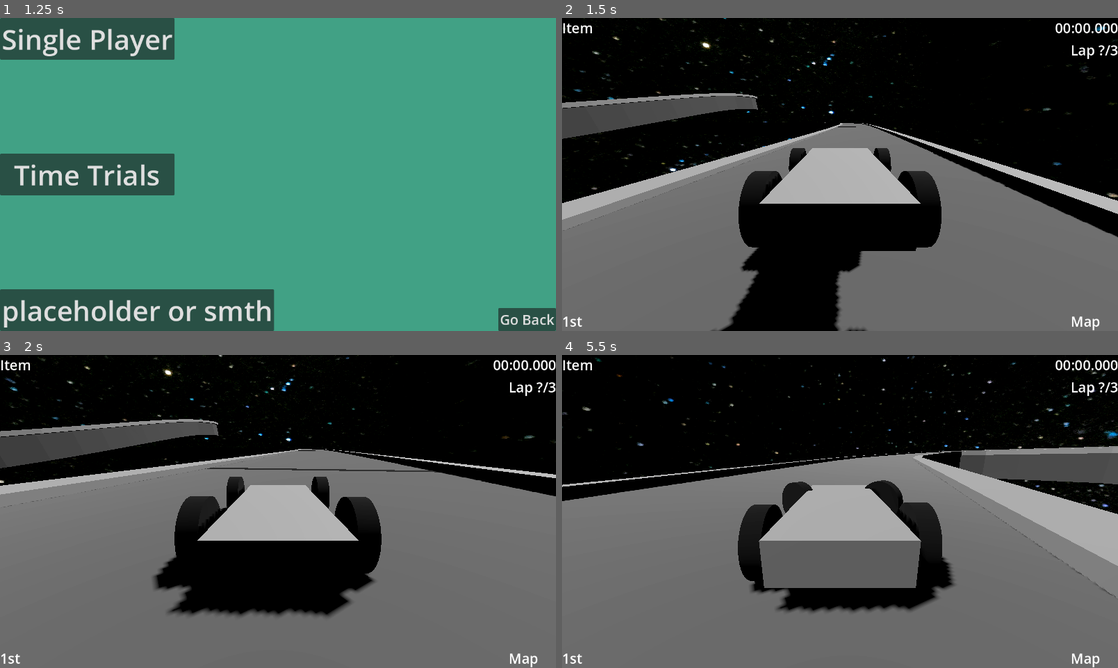
Above: before the commit, frames 1-4 (two rows, left to right).
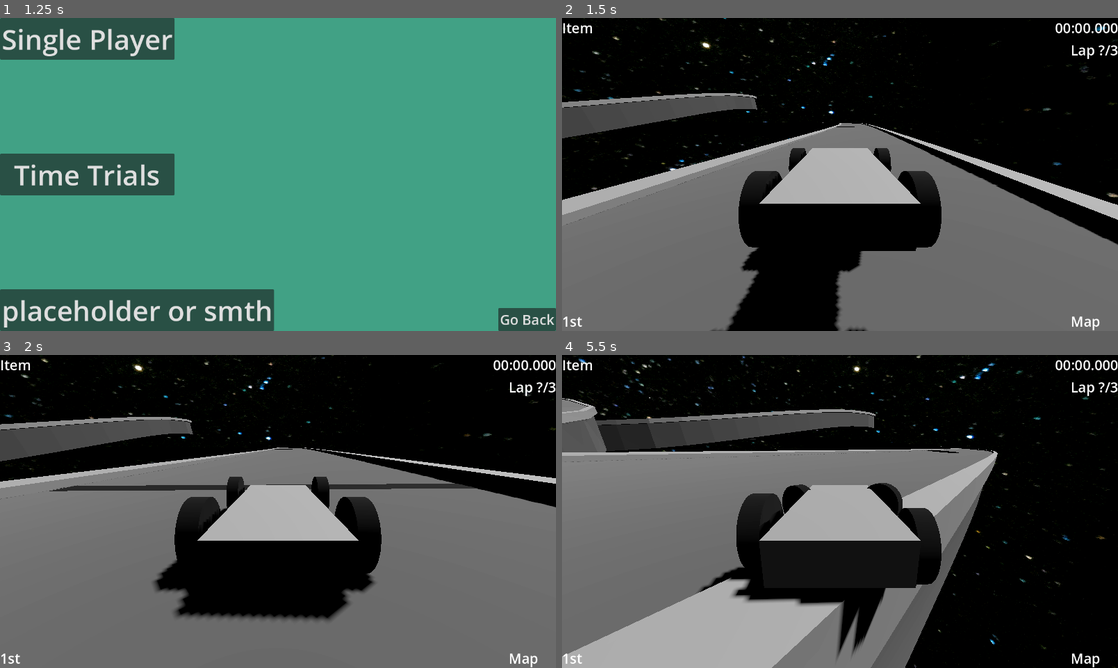
Above: after the commit, the same moments.

Repository: worcestertechnicalhighschool/kart-racer-origin
Game: Godot game, scene res://scenes/ui_scenes/title_screen.tscn
Same seed, same stepped clock (60 frames per second), same inputs: the game is played once before the commit and once after it.
Inputs:
- Up to frame 1 (1.25 s): click "Single Player" at 0.5 s
- Up to frame 2 (1.5 s): click "Single Player" at 1.25 s
- Up to frame 3 (2 s): no input
- Up to frame 4 (5.5 s): hold D (right) 2.03-2.78 s; hold Shift (drift) 2.03-2.78 s; hold S (backward) 2.78-3.53 s; tap Shift (drift) at 2.85, 4.35 s; hold D (right) 3.53-4.28 s; hold Shift (drift) 3.53-4.28 s; hold W (forward) 4.28-5.03 s; hold A (left) from 5.03 s (still down); hold Shift (drift) from 5.03 s (still down)

Frame 1 is identical in both runs. In frame 2, 2.3% of the frame differs, in the area x 0-100%, y 24-100%; in frame 3, 8.0%; in frame 4, 47%, in the area x 0-100%, y 0-100%.

Commit message:
car miscommit

Diff:
--- a/scripts/car.gd
+++ b/scripts/car.gd
@@ -39,8 +39,8 @@
 # Called every frame. 'delta' is the elapsed time since the previous frame.
 func _physics_process(delta: float) -> void:
 	#apply_impulse(Vector3(0,0,10),Vector3(0,0,0))
-	print(global_rotation_degrees)
-	apply_central_impulse(Vector3(0,0,10))
+	#print(global_rotation_degrees)
+	#apply_central_impulse(Vector3(0,0,10))
 
 	#print(linear_velocity)
 	#print(rotation_degrees,rotation)
